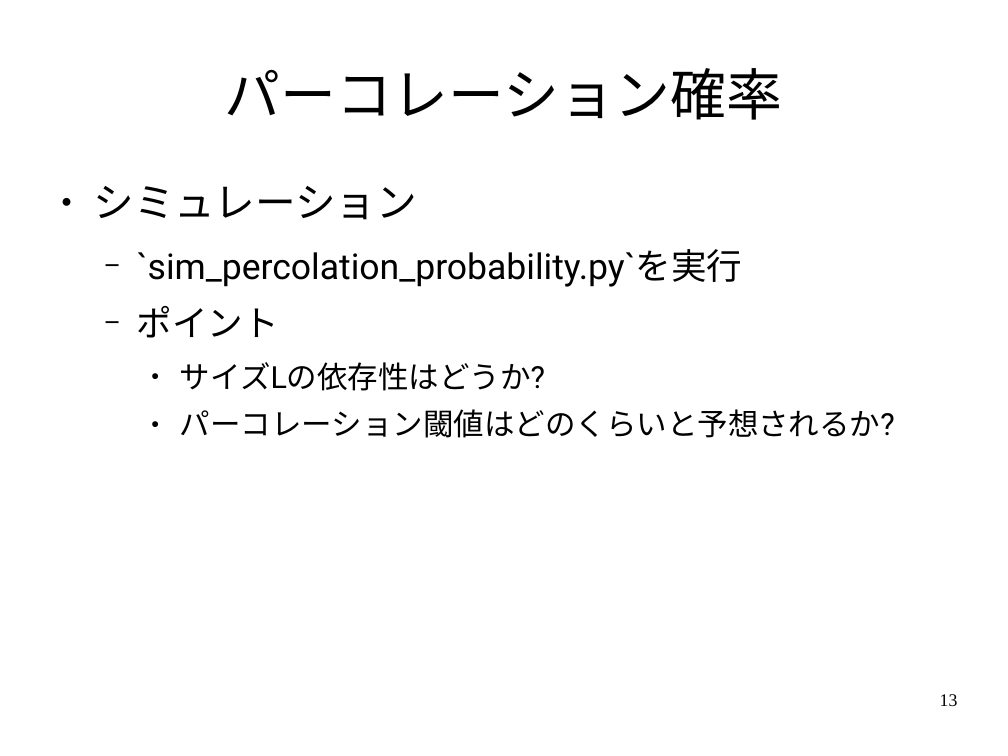
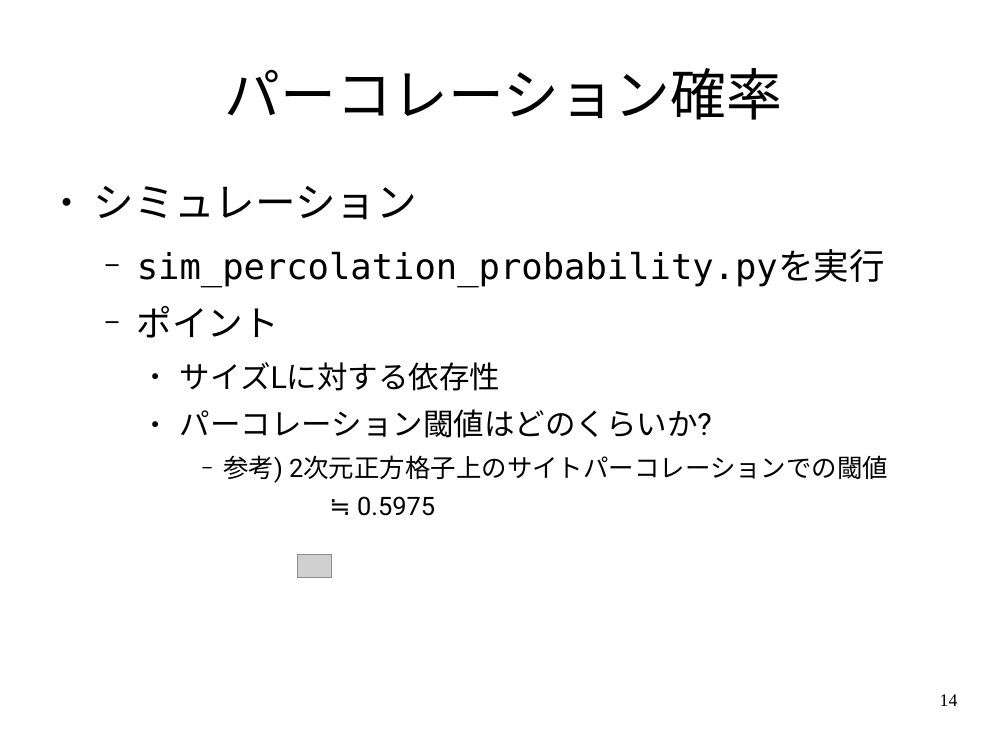
Before and after one commit to ssh0/SCS_yamlab2016, a slide deck: slide 14 of doc/slide.odp (slide 13 before the commit). Drawn at 1008x756 pixels with LibreOffice and Linux fonts; fonts in the diff are those of the drawing; grey boxes stand for pictures. Boxes give left, top, right and bottom in pixels: in the first picture for what was removed or moved away, otherwise in the second. Text is boxed around its words. In the diff, an @@ line names an element or a change of style, - is before the commit and + after.

```diff
--- a/doc/slide.odp
+++ b/doc/slide.odp
@@ text at (x1=137, y1=250, x2=885, y2=286): text changed; font Roboto to DejaVu Sans Mono @@
-  − `sim_percolation_probability.py`を実行
+  − sim_percolation_probability.pyを実行
@@ text at (x1=180, y1=362, x2=888, y2=516): text changed; size 24 to 20 pt @@
-    ● サイズLの依存性はどうか?
-    ● パーコレーション閾値はどのくらいと予想されるか?
+    ● サイズLに対する依存性
+    ● パーコレーション閾値はどのくらいか?
+      − 参考) 2次元正方格子上のサイトパーコレーションでの閾値
+        ≒ 0.5975
@@ picture added at (x1=298, y1=554, x2=332, y2=578) @@
@@ page number at (x1=940, y1=694, x2=958, y2=706): text changed @@
-13
+14
```
Also in this commit, not shown: 15 other slides changed, 5 slides added, 1 slide removed, 1 other file.
